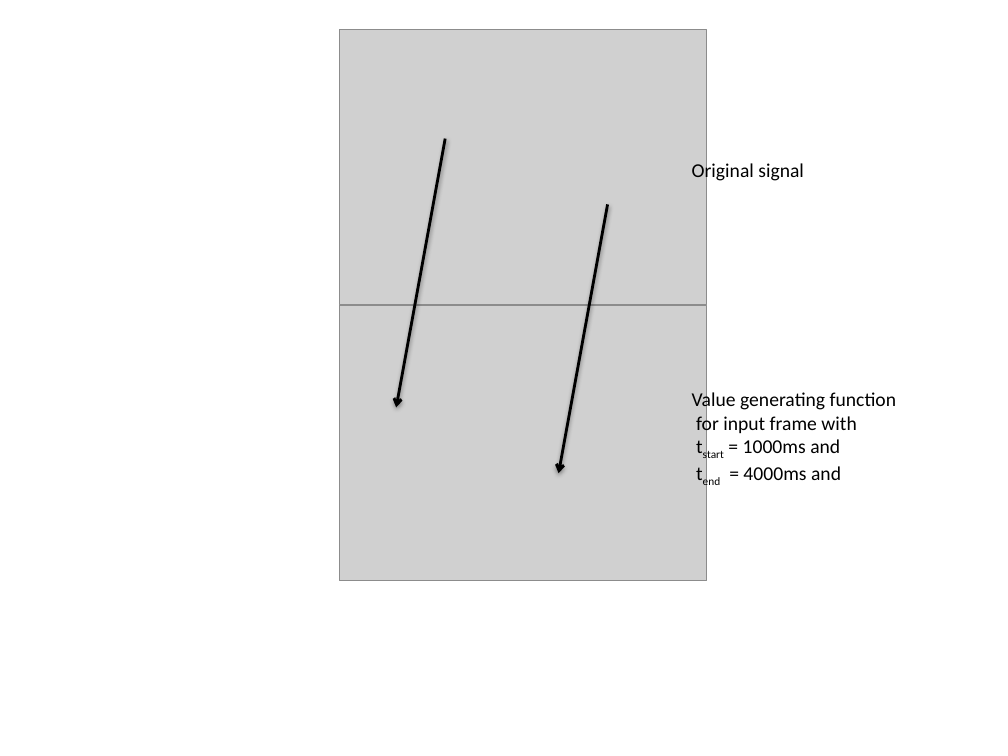
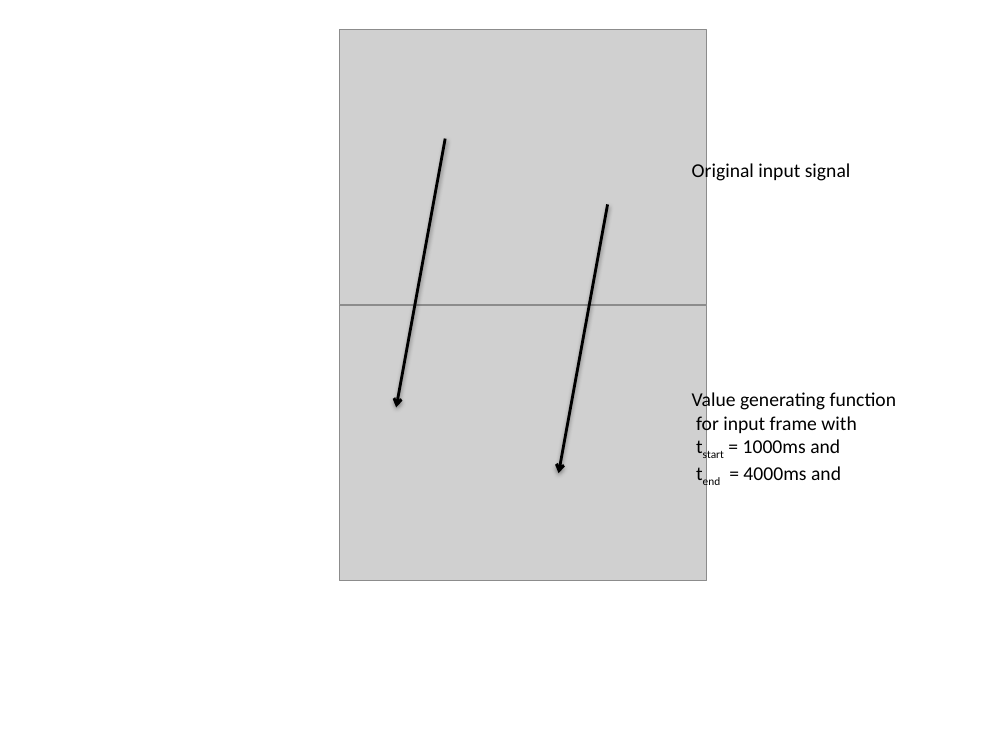
Before and after one commit to dmendelsohn/micrograder-paper, a slide deck: slide 5 of diagrams-2.pptx. Drawn at 1008x756 pixels with LibreOffice and Linux fonts; fonts in the diff are those of the drawing; grey boxes stand for pictures. Boxes give left, top, right and bottom in pixels: in the first picture for what was removed or moved away, otherwise in the second. Text is boxed around its words. In the diff, an @@ line names an element or a change of style, - is before the commit and + after.

```diff
--- a/diagrams-2.pptx
+++ b/diagrams-2.pptx
@@ text at [692, 160, 851, 182]: text changed @@
-Original signal
+Original input signal
```
Also in this commit, not shown: 1 slide added, 6 other files.
